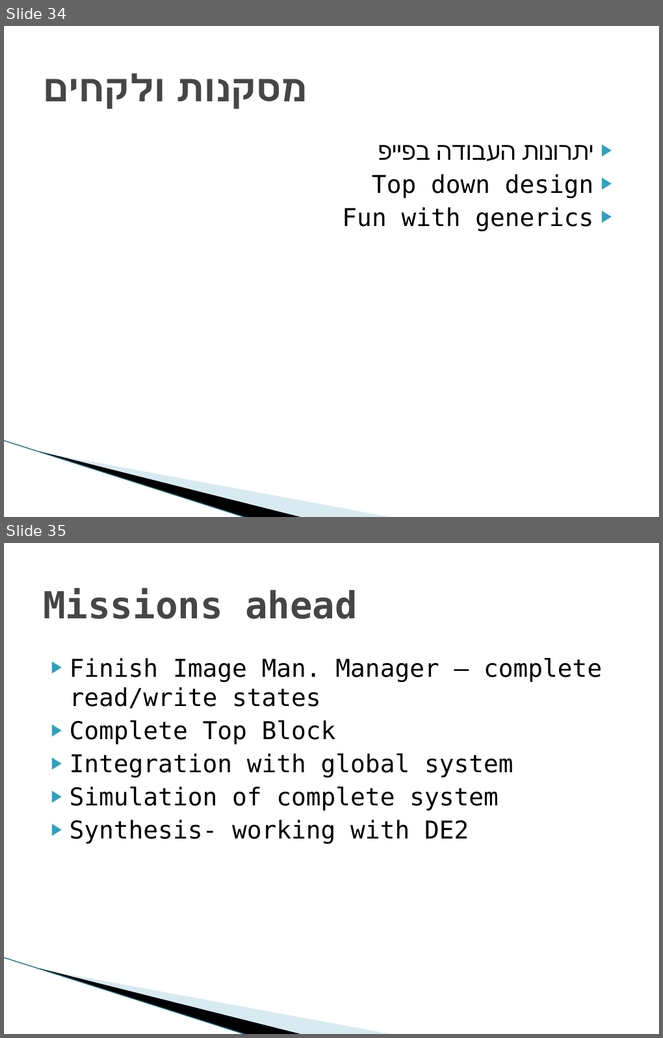
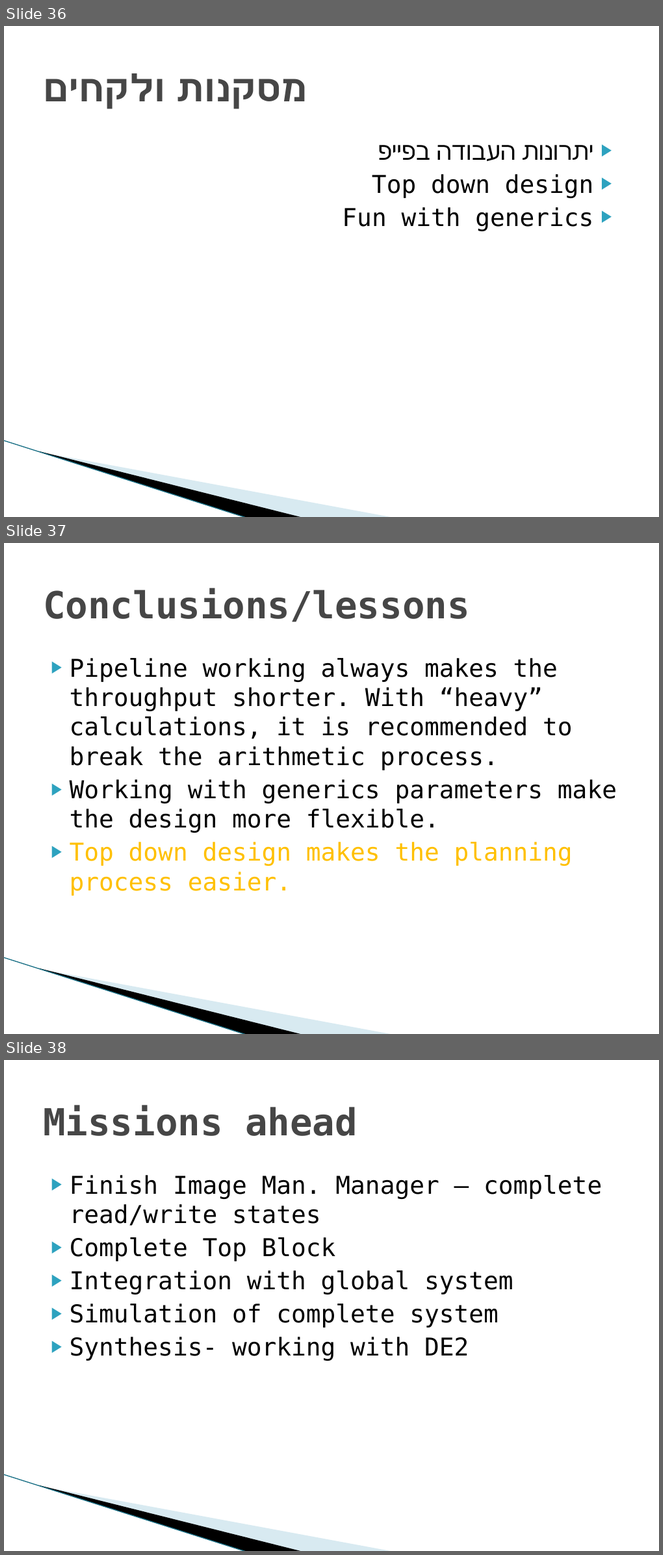
Before and after one commit to shizzz88/image-rotation-technion-ee, a slide deck: Presentation/Final_part_A_Presentation.pptx. Shown one above the other, each under a label of ours: slides 34 and 35 before the commit, slides 36, 37 and 38 after it. The pictures are 663x1038 and 663x1555 pixels, drawn with LibreOffice and Linux fonts; fonts in the diff are those of the drawing; background and template pictures are left out. Boxes give left, top, right and bottom in pixels: in the first picture for what was removed or moved away, otherwise in the second. Text is boxed around its words. In the diff, an @@ line names an element or a change of style, - is before the commit and + after.

```diff
--- a/Presentation/Final_part_A_Presentation.pptx
+++ b/Presentation/Final_part_A_Presentation.pptx
@@ slide 37 added at <box>4,543,659,1034</box>, background #FFFFFF; not listed: 3 template elements that a slide beside it also shows @@
@@ title added at <box>43,588,469,622</box>, 41 pt, text #464646, bold @@
+Conclusions/lessons
@@ text added at <box>70,658,617,896</box>, 27 pt, text #000000 @@
+▶ Pipeline working always makes the throughput shorter. With “heavy” calculations, it is recommended to break the arithmetic process.
+▶ Working with generics parameters make the design more flexible.
+▶ Top down design makes the planning process easier.
@@ what was slide 34 is now slide 36 @@
@@ what was slide 35 is now slide 38 @@
```
Also in this commit, not shown: 1 slide changed, 2 other slides added, 1 other file.
